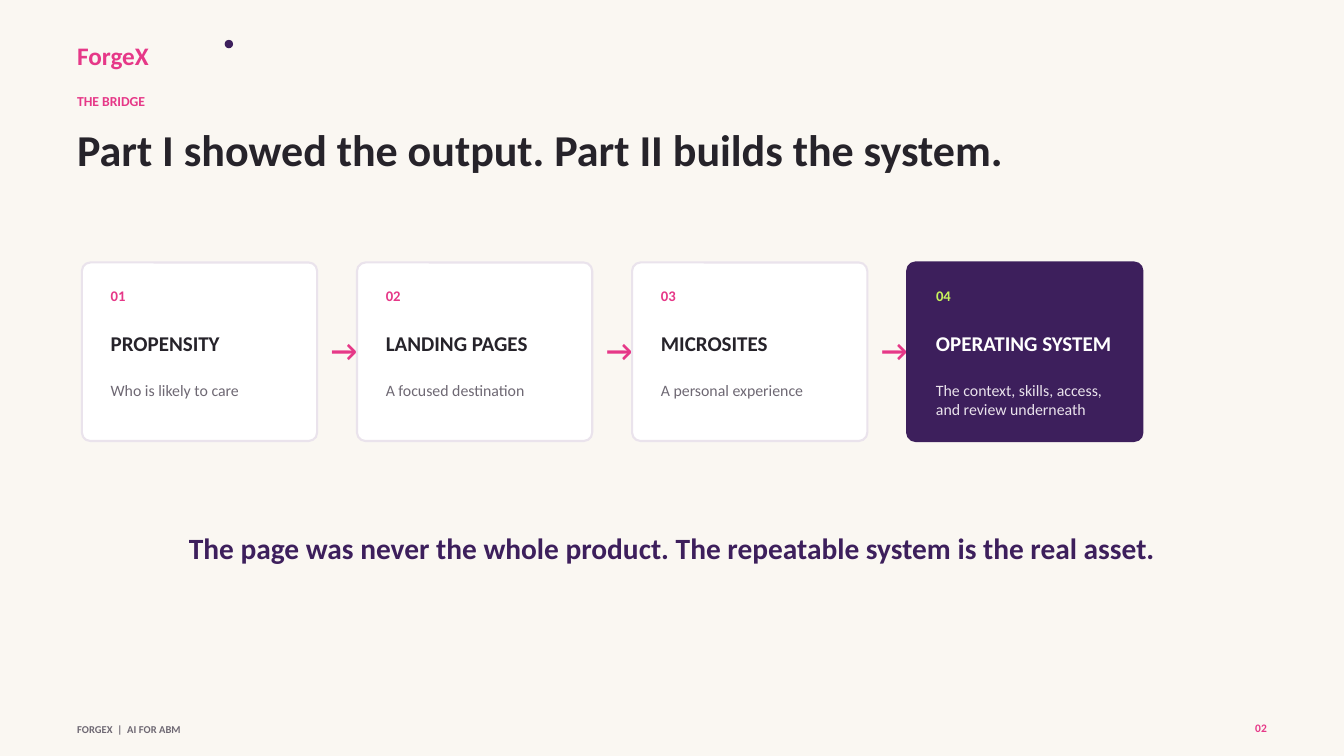
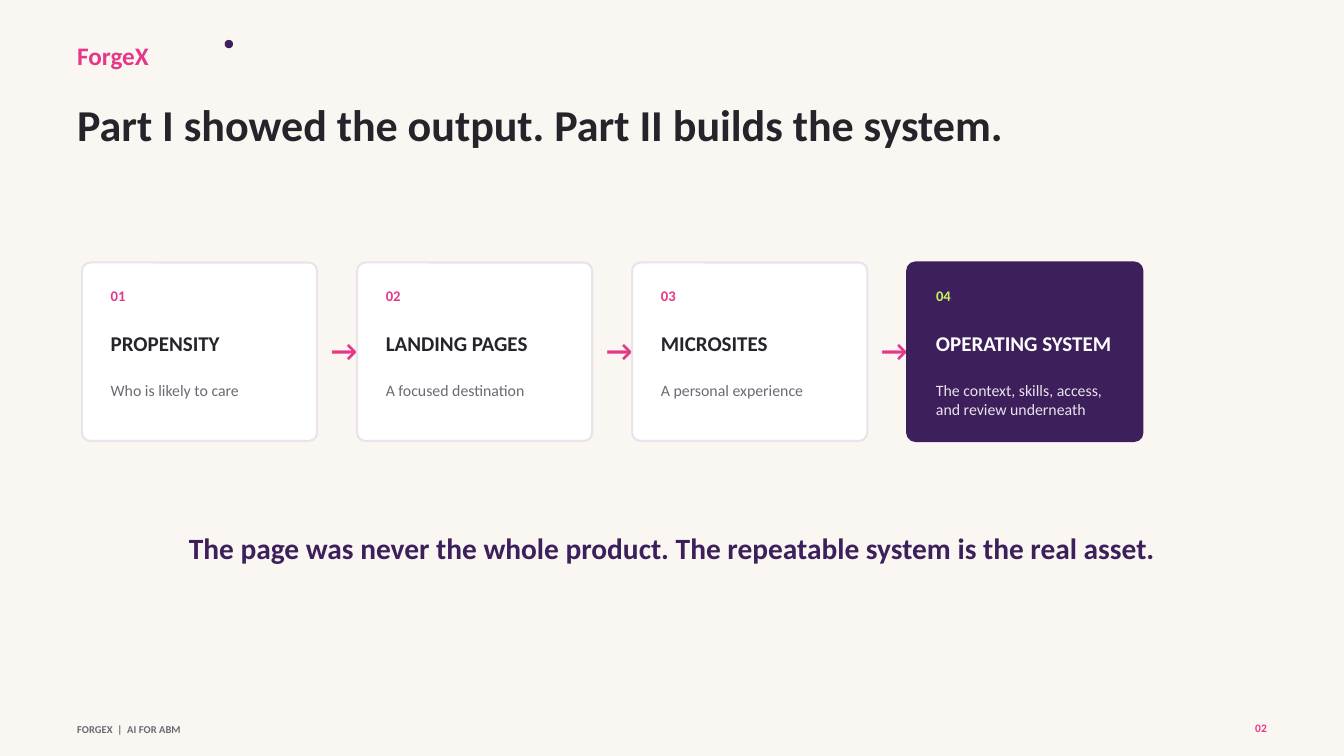
Before and after one commit to 0xTrey/forgex-practical-abm-skills, a slide deck: slide 2 of webinar/2026-09-17-ai-for-abm-foundations/deliverables/forgex-ai-for-abm-webinar-deck.pptx. Drawn at 1344x756 pixels with LibreOffice and Linux fonts; fonts in the diff are those of the drawing. Boxes give left, top, right and bottom in pixels: in the first picture for what was removed or moved away, otherwise in the second. Text is boxed around its words. In the diff, an @@ line names an element or a change of style, - is before the commit and + after.

```diff
--- a/webinar/2026-09-17-ai-for-abm-foundations/deliverables/forgex-ai-for-abm-webinar-deck.pptx
+++ b/webinar/2026-09-17-ai-for-abm-foundations/deliverables/forgex-ai-for-abm-webinar-deck.pptx
@@ text "Part I showed the output. ...": place and size @@
-text "Part I showed the output. ..." at bbox=[77, 135, 1003, 173]
+text "Part I showed the output. ..." at bbox=[77, 110, 1003, 148]
@@ text removed at bbox=[77, 97, 145, 106] @@
-THE BRIDGE
```
Also in this commit, not shown: 20 other slides changed, 34 other files.
